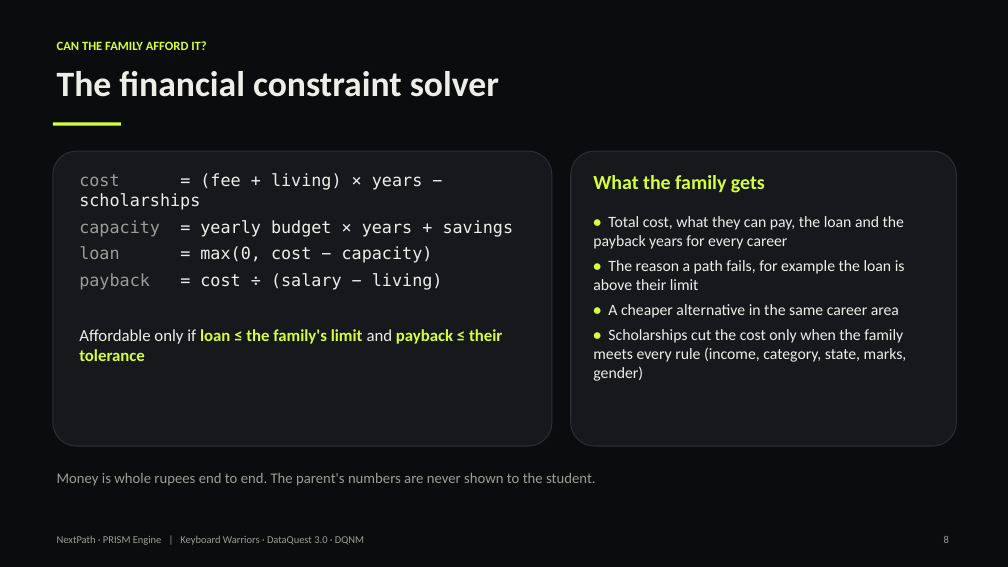
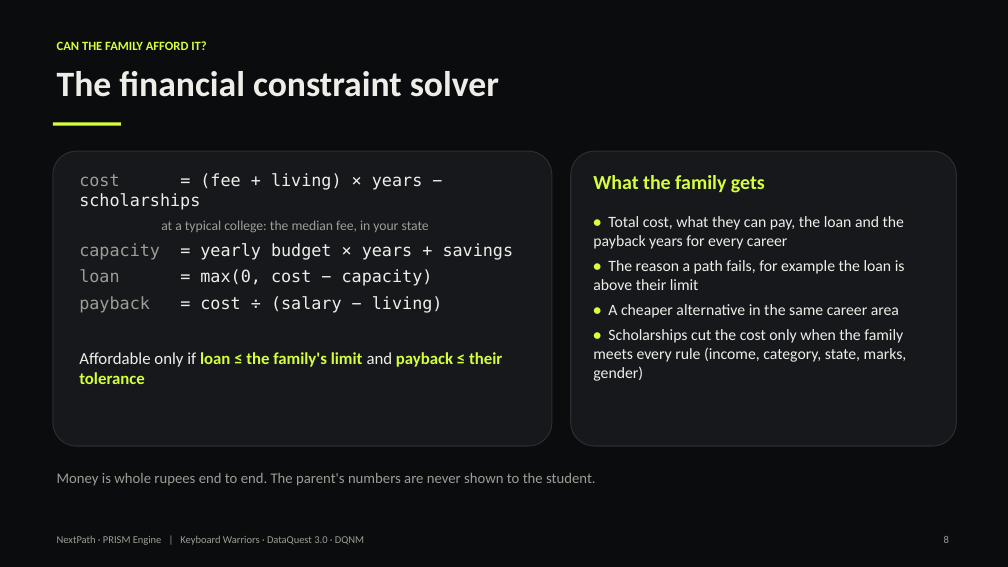
Before and after one commit to xSnehank/nextpath-prime, a slide deck: slide 8 of docs/PRISM-Engine.pptx. Drawn at 1008x567 pixels with LibreOffice and Linux fonts; fonts in the diff are those of the drawing. Boxes give left, top, right and bottom in pixels: in the first picture for what was removed or moved away, otherwise in the second. Text is boxed around its words. In the diff, an @@ line names an element or a change of style, - is before the commit and + after.

Commit message:
feat: stream-aware catalog with 56 careers, 59 programmes and 355 colleges
- db/data/*.csv: curated careers, degree programmes (eligible and natural
  Class 11-12 streams per regulator), 355 colleges with NIRF 2025 tiers,
  and fee sources (official where found, otherwise flagged estimates).
- db/scripts/build_catalog.py validates the catalog and generates seed 02;
  O*NET weights read careers.csv; market rows for the 43 new careers.
- Migration 004: profiles.stream, courses eligible/primary streams,
  exams_colleges.tier; SQL tests for the new rules.
- Backend: step 0 stream rule (own stream first, closed careers left out),
  cost at a typical (median) college, colleges shown 4 per tier;
  StudentProfile.stream required; stream_match / typical_college / tier.
- Frontend: stream question on onboarding, "Outside your stream" badge,
  colleges grouped by tier with course and city.
- Docs: guide section 4 (steps 0, 3, 5), README data section, deck.

```diff
--- a/docs/PRISM-Engine.pptx
+++ b/docs/PRISM-Engine.pptx
@@ text at [161,220,429,232]: paragraph added @@
+at a typical college: the median fee, in your state
```
Also in this commit, not shown: 5 other slides changed, 43 other files.
